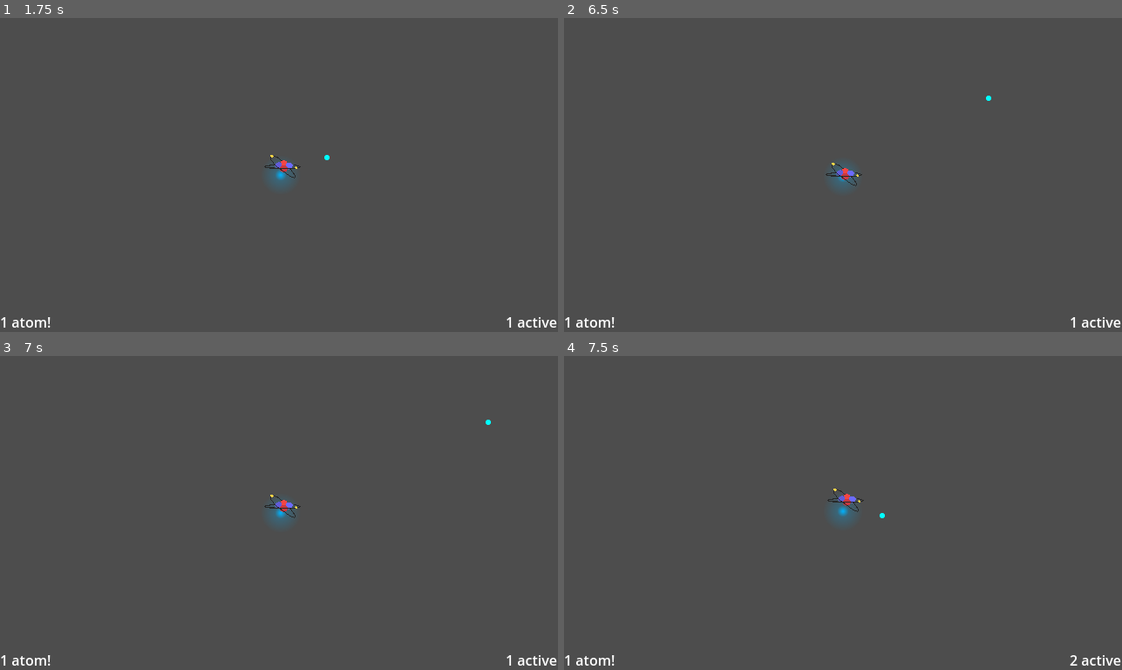
Above: before the commit, frames 1-4 (two rows, left to right).
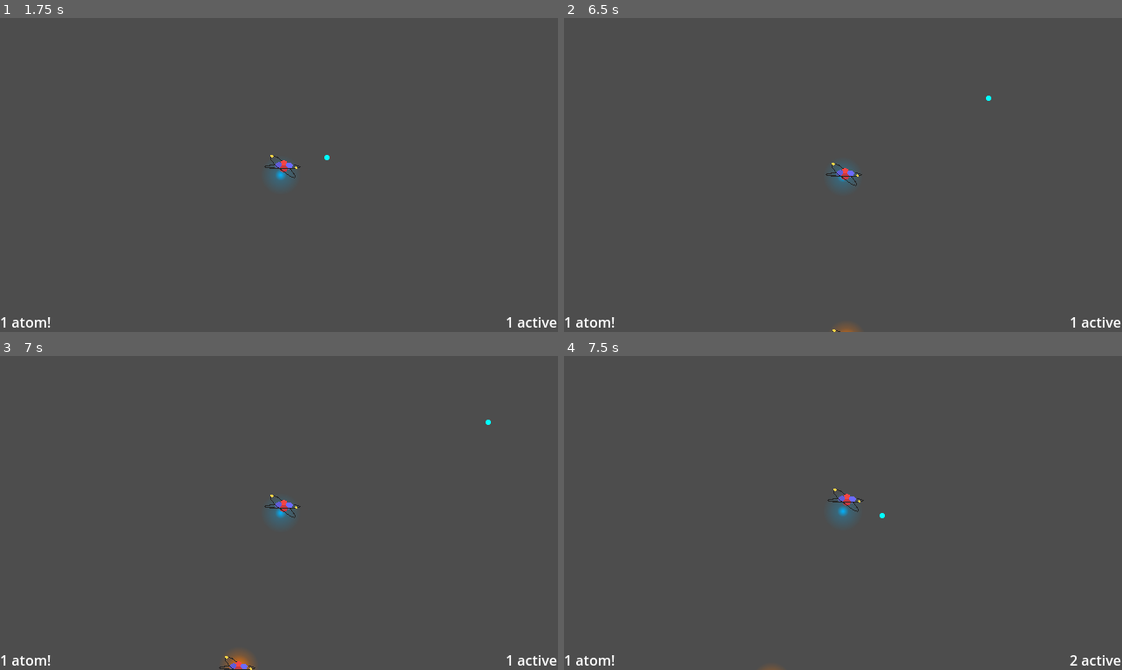
Above: after the commit, the same moments.

Repository: Isaac-SOL/ScaleShmup
Game: Godot game, scene res://scenes/menus/menu.tscn
Two runs of this game, one before a commit and one after it. Both use one fixed random seed, a clock stepped at 60 frames per second and the inputs below.
Inputs (mouse positions are in pixels of both pictures, inside the frame that each line leads up to):
- Up to frame 1 (1.75 s): click "Play" at 0.5 s; tap Enter at 1.25 s; move the mouse to (401, 159) at 1.27 s; press the mouse at (401, 159) at 1.28 s; hold D (right) from 1.28 s (still down)
- Up to frame 2 (6.5 s): move the mouse to (731, 190) at 2.02 s; release D (right) at 2.03 s; release the mouse at (731, 190) at 2.03 s; hold S (down) 2.03-2.78 s; click (731, 190) at 2.1 s; move the mouse to (898, 105) at 2.77 s; press the mouse at (898, 105) at 2.78 s; hold D (right) 2.78-3.53 s; move the mouse to (815, 237) at 3.52 s; release the mouse at (815, 237) at 3.53 s; hold W (up) 3.53-4.28 s; click (815, 237) at 3.6 s; move the mouse to (1010, 222) at 4.27 s; press the mouse at (1010, 222) at 4.28 s; hold A (left) 4.28-5.78 s; move the mouse to (675, 127) at 5.02 s; release the mouse at (675, 127) at 5.03 s; click (675, 127) at 5.1 s; move the mouse to (870, 175) at 5.77 s; press the mouse at (870, 175) at 5.78 s; hold S (down) from 5.78 s (still down)
- Up to frame 3 (7 s): move the mouse to (195, 434) at 6.52 s; release S (down) at 6.53 s; release the mouse at (195, 434) at 6.53 s; hold D (right) from 6.53 s (still down); click (195, 434) at 6.6 s
- Up to frame 4 (7.5 s): move the mouse to (965, 497) at 7.27 s; release D (right) at 7.28 s; press the mouse at (965, 497) at 7.28 s; hold W (up) from 7.28 s (still down)

Frame 1 is identical in both runs. In frame 2, less than 0.1% of the frame differs, in the area x 48-53%, y 97-100%; in frame 3, 0.3%, in the area x 39-46%, y 94-100%; in frame 4, less than 0.1%.

Commit message:
Merge with new element

Diff:
--- a/scenes/main.tscn
+++ b/scenes/main.tscn
@@ -201,7 +201,6 @@
 visible = false
 
 [connection signal="timeout" from="EnemySpawner/Timer" to="EnemySpawner" method="_on_timer_timeout"]
-[connection signal="killed" from="Player" to="." method="_on_player_killed"]
 [connection signal="area_entered" from="Player/KillArea" to="Player/KillArea" method="_on_area_entered"]
 [connection signal="body_entered" from="Player/KillArea" to="Player/KillArea" method="_on_body_entered"]
 [connection signal="pressed" from="GameOverLayer/GameOver/MarginContainer/VBoxContainer/RestartButton" to="." method="_on_restart_button_pressed"]
--- a/scripts/element.gd
+++ b/scripts/element.gd
@@ -26,6 +26,9 @@
 var direction: Vector2 = Vector2.ZERO
 var move_to_player: bool = false
 
+var wander_time: float = 0.0
+var wander_vec: Vector2i = Vector2i(0.0, 0.0)
+
 func _ready():
 	set_mode(player_owned)
 
@@ -37,6 +40,14 @@
 				move_to_player = false
 		else:
 			position += direction * delta
+	else:
+		wander_time -= delta
+		if wander_time < 0.0:
+			wander_time = 5.0
+			var angle = randi() % 360
+			wander_vec.x = cos(angle) * 10
+			wander_vec.y = sin(angle) * 10
+		position += wander_vec * delta
 
 func set_mode(player_mode: bool):
 	player_owned = player_mode
--- a/scripts/enemy.gd
+++ b/scripts/enemy.gd
@@ -5,20 +5,8 @@
 @export var size: int = 1
 @export var hp: int = 1
 
-var wander_time: float = 0.0
-var wander_vec: Vector2i = Vector2i(0.0, 0.0)
-
 func _ready():
 	connect("body_entered", _on_enemy_body_entered)
-
-func _process(delta):
-	wander_time -= delta
-	if wander_time < 0.0:
-		wander_time = 5.0
-		var angle = randi() % 360
-		wander_vec.x = cos(angle) * 10
-		wander_vec.y = sin(angle) * 10
-	position += wander_vec * delta
 
 func destroy():
 	queue_free()
